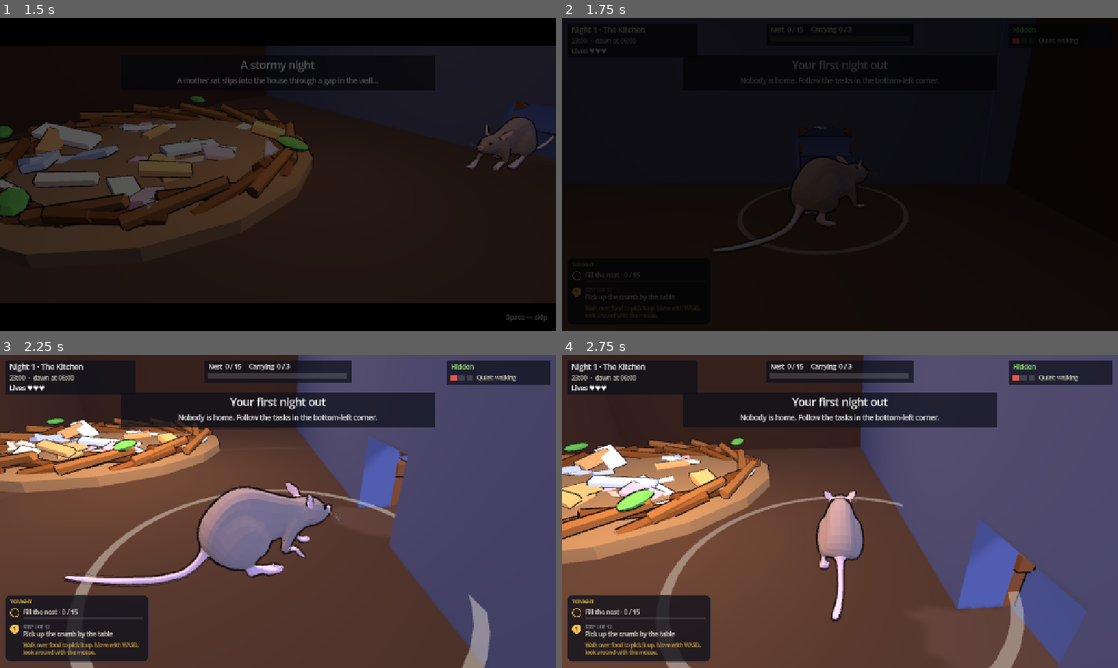
Above: before the commit, frames 1-4 (two rows, left to right).
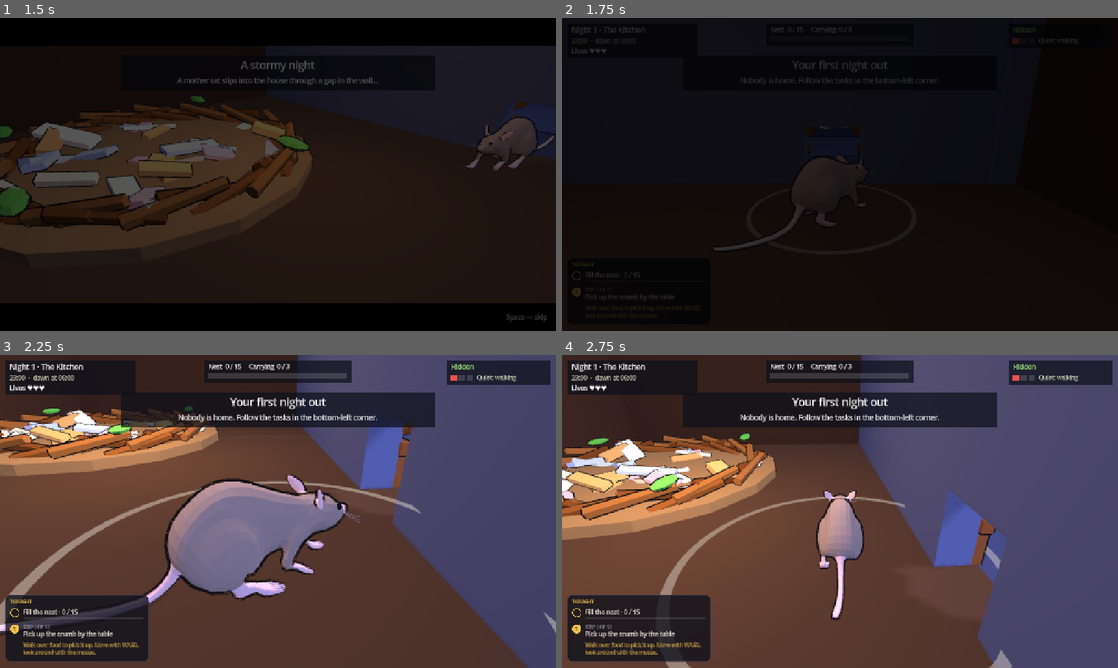
Above: after the commit, the same moments.

Repository: SergeyChere/kitchen-rat
Game: Godot game, scene res://scenes/main.tscn
Same seed, same stepped clock (60 frames per second), same inputs: the game is played once before the commit and once after it.
Inputs (mouse positions are in pixels of both pictures, inside the frame that each line leads up to):
- Up to frame 1 (1.5 s): click "Play" at 0.5 s; tap Enter (ui_accept) at 1.25 s; move the mouse to (400, 158) at 1.27 s; hold D (right) from 1.28 s (still down); hold F (push) from 1.28 s (still down); tap G (drop) at 1.35 s; click (400, 158) at 1.42 s
- Up to frame 2 (1.75 s): keep holding D (right); keep holding F (push); tap Space (jump) at 1.52 s
- Up to frame 3 (2.25 s): tap Space (jump) at 1.82 s; move the mouse to (250, 511) at 2.02 s; release D (right) at 2.03 s; release F (push) at 2.03 s; hold W (forward) from 2.03 s (still down); tap F (push) at 2.1 s
- Up to frame 4 (2.75 s): keep holding W (forward); tap Space (jump) at 2.27, 2.57 s; tap Shift (run) at 2.3 s

Frame 1 is identical in both runs. In frame 2, less than 0.1% of the frame differs, in the area x 27-55%, y 34-75%; in frame 3, 21%, in the area x 0-100%, y 8-100%; in frame 4, 19%.

Commit message:
Physics: momentum, real jump flights, rolling/bouncing knockables, box collisions per part
- The rat speeds up and slows down over a moment (slower to start with a load); after a big drop
  she needs longer to get going
- Jumps down (and the run-in of a climb) collide on the way: a chair back or a wall stops her and
  she drops
- Knocked things get a real shove (harder when she runs), slide, bounce; apples and balls roll;
  louder the harder they land; a landing only counts once they have fallen
- Furniture and props collide as boxes per part (legs, top, seat…); curved parts keep a two-sided mesh,
  so there are no gaps to slip into or hollow insides to end up in

Co-Authored-By: Claude Opus 5.5 <noreply@anthropic.com>
Claude-Session: https://claude.ai/code/session_01LGEfjFxgRKjjvXcK5grQ7w

Diff:
--- a/godot/scripts/game.gd
+++ b/godot/scripts/game.gd
@@ -503,7 +503,8 @@
 	var breaks := k.kind == "cup" and at.y < 0.2  # a mug that hits the floor breaks
 	print_verbose("knock landed ", k.kind, " at ", at)
 	noise(at, 4.6, "Crash!" if breaks else k.sound(), true, -1.0, true)
-	Sfx.play("crash" if breaks else KNOCK_SND.get(k.kind, "thud"), at)
+	var loud := clampf(remap(k._speed, 1.2, 4.0, -8.0, 2.0), -8.0, 2.0)  # harder hit, louder
+	Sfx.play("crash" if breaks else KNOCK_SND.get(k.kind, "thud"), at, loud)
 	if breaks:
 		var shards := _builder.spawn("props/mug_broken", Vector3(k.global_position.x, 0.0, k.global_position.z), randf() * 360.0, _builder.decor)
 		if shards:
--- a/godot/scripts/knockable.gd
+++ b/godot/scripts/knockable.gd
@@ -11,16 +11,24 @@
 var knocked := false
 var _landed := false
 var _speed := 0.0
-var _slide := Vector3.ZERO  # pushed: it slides along the surface until it goes over the edge, then falls
-var _slid := 0.0
+var _start_y := 0.0
 
 
 func _ready() -> void:
 	freeze_mode = RigidBody3D.FREEZE_MODE_KINEMATIC
 	freeze = true
+	var pm := PhysicsMaterial.new()  # slides off a table, bounces a little on the floor
+	pm.friction = 0.25
+	pm.bounce = 0.25
+	physics_material_override = pm
 	contact_monitor = true
 	max_contacts_reported = 4
 	body_entered.connect(_on_body_entered)
+
+
+## Round things roll (Game gives them a sphere to collide with).
+func is_round() -> bool:
+	return kind in ["apple", "ball", "orange"]
 
 
 func sound() -> String:
@@ -39,30 +47,24 @@
 		return
 	knocked = true
 	d.y = 0.0
-	_slide = d.normalized() if d.length() > 0.001 else push_dir
+	_start_y = global_position.y
+	var dir := d.normalized() if d.length() > 0.001 else push_dir
+	var push := 1.5 + (Game.I.rat.move_speed * 0.4 if Game.I and Game.I.rat else 0.0)  # a running rat shoves harder
+	freeze = false
+	apply_central_impulse((dir * push + Vector3.UP * 0.25) * mass)
+	apply_torque_impulse(dir.cross(Vector3.UP) * -0.004 * mass * (3.0 if is_round() else 1.0))
 	Game.I.tasks.knocked[kind] = true
 	if group != "":
 		Game.I.knock_group(self)
 
 
-func _physics_process(dt: float) -> void:
-	if knocked and _slide != Vector3.ZERO:
-		global_position += _slide * 0.7 * dt
-		_slid += 0.7 * dt
-		var q := PhysicsRayQueryParameters3D.create(global_position + Vector3.UP * 0.05, global_position + Vector3.DOWN * 0.04, 1, [get_rid()])
-		var supported := not get_world_3d().direct_space_state.intersect_ray(q).is_empty()
-		if not supported or _slid > 1.0:  # over the edge: let it fall
-			freeze = false
-			apply_central_impulse((_slide * 0.6 + Vector3.UP * 0.1) * mass)
-			apply_torque_impulse(Vector3(randf() - 0.5, randf() - 0.5, randf() - 0.5) * 0.01)
-			_slide = Vector3.ZERO
-		return
+func _physics_process(_dt: float) -> void:
 	if knocked:
 		_speed = maxf(_speed * 0.9, linear_velocity.length())
 
 
 func _on_body_entered(_b: Node) -> void:
-	if not knocked or _landed or _speed < 1.2:
+	if not knocked or _landed or _speed < 1.2 or global_position.y > _start_y - 0.1:  # only once it has fallen
 		return
 	_landed = true
 	Game.I.knock_landed(self, global_position)
--- a/godot/scripts/level_builder.gd
+++ b/godot/scripts/level_builder.gd
@@ -120,22 +120,98 @@
 
 
 ## Static collision from the meshes, plus an optional surface id ("chair", "table"…) the rat can stand on.
+## Furniture and props (under furn / decor) are split into their parts (legs, top, seat…): every part that is
+## box-like (fills at least 65% of its bounding box) gets a solid box, the rest (bowls, curved things) a two-sided
+## triangle mesh. Boxes have no gaps to slip into and no hollow inside to end up in.
 func collide(n: Node3D, surface := "") -> void:
 	if n == null:
 		return
+	var parts := n.get_parent() == furn or n.get_parent() == decor or (n.get_parent() != null and n.get_parent().get_parent() == decor)
 	for mi in n.find_children("*", "MeshInstance3D", true, false):
 		var m := mi as MeshInstance3D
 		if _soft(m.name):
 			continue
-		var body := StaticBody3D.new()
-		body.collision_layer = 1
-		body.collision_mask = 0
-		var cs := CollisionShape3D.new()
-		cs.shape = m.mesh.create_trimesh_shape()
-		body.add_child(cs)
-		m.add_child(body)
-		if surface != "":
-			body.set_meta("surface", surface)
+		var rest := []
+		if parts:
+			# boxes: one unscaled body at the mesh, boxes placed in it (shapes can't take a non-uniform scale)
+			var gt := m.global_transform
+			var sc := gt.basis.get_scale()
+			var bx := StaticBody3D.new()
+			bx.collision_layer = 1
+			bx.collision_mask = 0
+			bx.top_level = true
+			m.add_child(bx)
+			bx.global_transform = Transform3D(gt.basis.orthonormalized(), gt.origin)
+			if surface != "":
+				bx.set_meta("surface", surface)
+			for isl in _islands(m.mesh):
+				if isl[2] >= 0.65:
+					var bb: AABB = isl[0]
+					var cs := CollisionShape3D.new()
+					var sh := BoxShape3D.new()
+					sh.size = Vector3(maxf(bb.size.x * sc.x, 0.004), maxf(bb.size.y * sc.y, 0.004), maxf(bb.size.z * sc.z, 0.004))
+					cs.shape = sh
+					cs.position = bx.global_transform.affine_inverse() * (gt * bb.get_center())
+					bx.add_child(cs)
+				else:
+					rest.append_array(isl[1])
+		if not parts or not rest.is_empty():
+			var body := StaticBody3D.new()
+			body.collision_layer = 1
+			body.collision_mask = 0
+			m.add_child(body)
+			if surface != "":
+				body.set_meta("surface", surface)
+			var cs := CollisionShape3D.new()
+			var tri := ConcavePolygonShape3D.new()
+			tri.set_faces(PackedVector3Array(rest) if parts else m.mesh.get_faces())
+			tri.backface_collision = true
+			cs.shape = tri
+			body.add_child(cs)
+
+
+## The mesh's connected parts: [local AABB, triangle vertices, how much of the AABB it fills (0…1)].
+static func _islands(mesh: Mesh) -> Array:
+	var faces := mesh.get_faces()  # 3 vertices per triangle
+	var key := {}  # snapped position → vertex id
+	var parent := PackedInt32Array()
+	var ids := PackedInt32Array()
+	ids.resize(faces.size())
+	for i in faces.size():
+		var p := faces[i]
+		var k := Vector3i(roundi(p.x * 2000.0), roundi(p.y * 2000.0), roundi(p.z * 2000.0))
+		if not key.has(k):
+			key[k] = parent.size()
+			parent.append(parent.size())
+		ids[i] = key[k]
+	var find := func(a: int) -> int:
+		while parent[a] != a:
+			parent[a] = parent[parent[a]]
+			a = parent[a]
+		return a
+	for t in range(0, faces.size(), 3):
+		var a: int = find.call(ids[t])
+		for j in [1, 2]:
+			var b: int = find.call(ids[t + j])
+			if a != b:
+				parent[b] = a
+	var groups := {}  # root → [verts]
+	for t in range(0, faces.size(), 3):
+		var r: int = find.call(ids[t])
+		if not groups.has(r):
+			groups[r] = []
+		groups[r].append_array([faces[t], faces[t + 1], faces[t + 2]])
+	var out := []
+	for r in groups:
+		var vs: Array = groups[r]
+		var bb := AABB(vs[0], Vector3.ZERO)
+		var vol := 0.0
+		for t in range(0, vs.size(), 3):
+			bb = bb.expand(vs[t]).expand(vs[t + 1]).expand(vs[t + 2])
+			vol += (vs[t] as Vector3).dot((vs[t + 1] as Vector3).cross(vs[t + 2])) / 6.0
+		var bv := maxf(bb.size.x, 0.0001) * maxf(bb.size.y, 0.0001) * maxf(bb.size.z, 0.0001)
+		out.append([bb, vs, absf(vol) / bv])
+	return out
 
 
 ## Cloth, blankets and screens: no collision, and they don't count for sizing.
@@ -691,9 +767,14 @@
 		var model := spawn(path, body.global_position, 0.0, body)
 		var b := aabb_of(model)
 		var cs := CollisionShape3D.new()
-		var sh := BoxShape3D.new()
-		sh.size = b.size
-		cs.shape = sh
+		if body.is_round():  # a sphere, so it rolls
+			var sp := SphereShape3D.new()
+			sp.radius = maxf(b.size.x, b.size.z) * 0.5
+			cs.shape = sp
+		else:
+			var sh := BoxShape3D.new()
+			sh.size = b.size
+			cs.shape = sh
 		cs.position = b.get_center()
 		body.add_child(cs)
 		g.knockables.append(body)
--- a/godot/scripts/rat.gd
+++ b/godot/scripts/rat.gd
@@ -165,9 +165,16 @@
 	if d.length() > 0.01:
 		rotation.y = rotate_toward(rotation.y, Nights.yaw_to(d), 10.0 * dt)
 
+	if _land_t > 0.0:
+		spd *= 0.4  # getting up after a landing (longer after a big drop)
 	var before := global_position
-	velocity.x = d.x * spd
-	velocity.z = d.z * spd
+	# a little weight: she speeds up and slows down over a moment (slower to get going with a load)
+	var want := Vector2(d.x, d.z) * spd
+	var cur := Vector2(velocity.x, velocity.z)
+	var rate := (9.0 * (1.0 - 0.12 * carry_weight())) if want.length() > cur.length() * 0.9 else 7.0
+	cur = cur.move_toward(want, rate * dt)
+	velocity.x = cur.x
+	velocity.z = cur.y
 	if is_on_floor() and velocity.y < 0.0:
 		velocity.y = -0.5
 	velocity.y -= gravity * dt
@@ -295,6 +302,18 @@
 		p = _climb_pos(t)
 	else:
 		p.y = _from.y + 0.1 * sin(t * PI) + dy * t * t
+	# a real flight: something in the way (a chair back, a wall, a lamp) stops her and she drops
+	if not _jump_up or t < 0.35:
+		var hit := move_and_collide(p - global_position, true)
+		if hit and hit.get_normal().y < 0.5:
+			var away := hit.get_normal()
+			away.y = 0.0
+			jumping = false
+			if model:
+				model.rotation.x = 0.0
+			velocity = away.normalized() * 0.4 + Vector3.DOWN * 0.5
+			Sfx.play("thud", global_position, -10.0, 1.6)
+			return
 	global_position = p
 	if model:
 		model.rotation.x = -deg_to_rad(_climb_tilt(t)) if _jump_up else 0.0
@@ -304,7 +323,8 @@
 	if model:
 		model.rotation.x = 0.0
 	velocity = Vector3(0, -0.5, 0)
-	_land_t = 0.2
+	var drop := _from.y - _to.y
+	_land_t = clampf(0.12 + drop * 0.35, 0.12, 0.5) if not _jump_up else 0.12
 	add_noise(0.15 if _jump_up else 0.35)
 	_update_surface()
 	landed.emit(_from.y - _to.y)
--- a/godot/scripts/tester.gd
+++ b/godot/scripts/tester.gd
@@ -39,6 +39,30 @@
 			await _wait(host, 2.0)
 			var v := g.vacuum
 			print("t %.0f vac %s on %s vis %s path %d stun %.1f rat %s" % [g.night_time, str(v.global_position), v.on, v.visible, v.path.size(), v._stun, str(g.rat.global_position)])
+		host.get_tree().quit()
+		return
+	if name == "chairray":
+		await _wait(host, 0.5)
+		for x in [586, 596, 606]:
+			var o := Nights.world(x, 420, 100)
+			var hit := g.ray(o, o + Vector3.DOWN * 1.2)
+			print("ray at ", x, ": ", hit.get("position", "none"), " ", hit.get("collider", null), " normal ", hit.get("normal", null))
+		for c in g._builder.furn.get_children():
+			if str(c.name).begins_with("chair"):
+				for b in c.find_children("*", "CollisionShape3D", true, false):
+					print(c.name, " shape ", (b as CollisionShape3D).global_position, " ", (b as CollisionShape3D).shape)
+				break
+		host.get_tree().quit()
+		return
+	if name == "islands":
+		for path in ["furniture/chair", "furniture/table_kitchen", "furniture/stool", "furniture/low_shelf", "furniture/kitchen_island"]:
+			var n: Node3D = (load("res://assets/models/" + path + ".glb") as PackedScene).instantiate()
+			for mi in n.find_children("*", "MeshInstance3D", true, false):
+				var isl := LevelBuilder._islands((mi as MeshInstance3D).mesh)
+				var txt := ""
+				for i in isl: txt += " [%s %.2f]" % [str(i[0].size.snapped(Vector3.ONE * 0.01)), i[2]]
+				print(path, " ", mi.name, " ", isl.size(), txt)
+			n.free()
 		host.get_tree().quit()
 		return
 	if name == "ypos":
@@ -77,7 +101,7 @@
 			g.cam.snap(r.rotation.y)
 			if st[1] == "cabinet":  # walk to the far end of the upper shelf first
 				Input.action_press("forward")
-				await _wait(host, 0.8)
+				await _wait(host, 0.55)
 				Input.action_release("forward")
 			await _wait(host, 0.4)
 			_check("sees a jump target toward " + str(st[0]), r.has_jump_target(), "at " + str(r.global_position))
